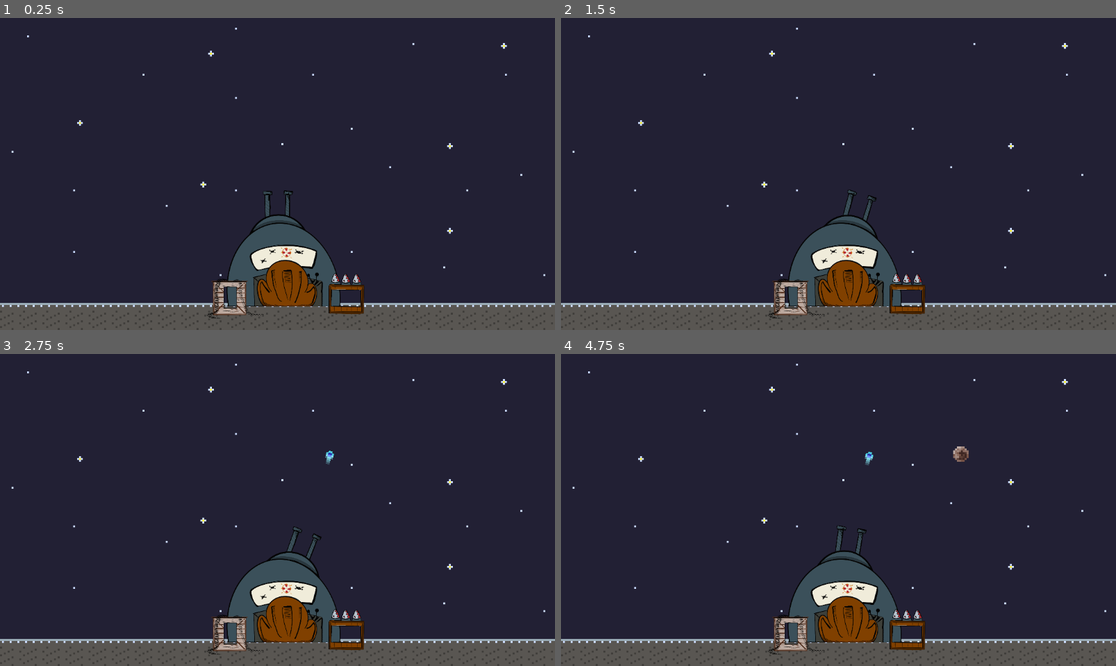
Above: before the commit, frames 1-4 (two rows, left to right).
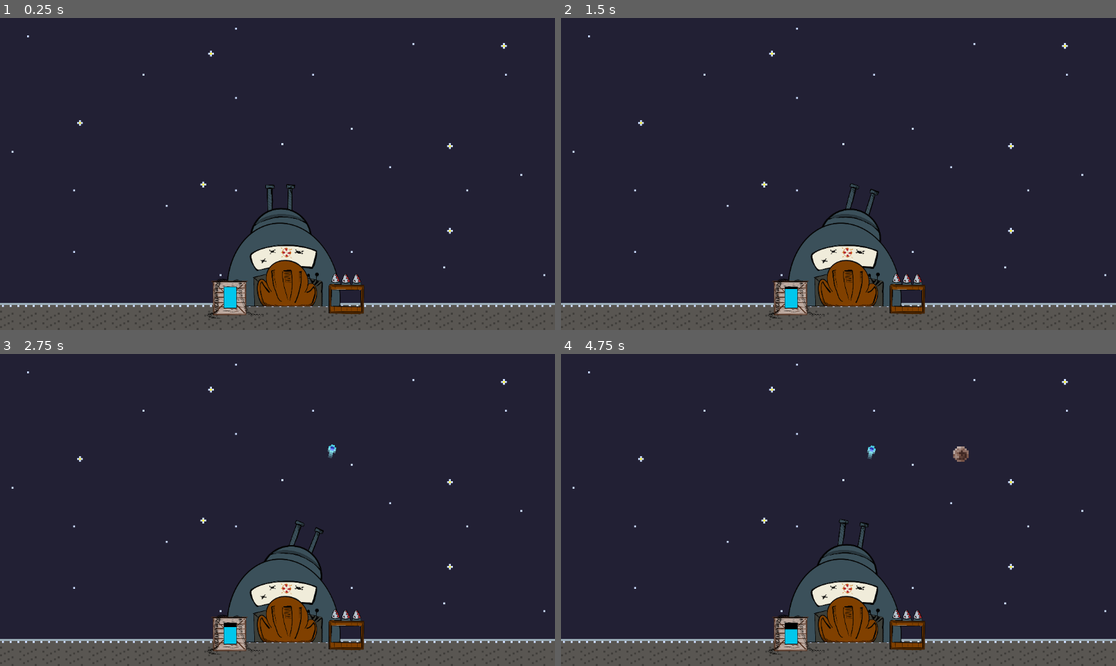
Above: after the commit, the same moments.

Repository: agoryu/galacticDefender
Game: Godot game, scene res://Level/Level.tscn
The game is run twice, just before and just after one commit, with the same random seed, the same clock (stepped at 60 frames per second) and the same inputs.
Inputs:
- Up to frame 1 (0.25 s): no input
- Up to frame 2 (1.5 s): tap Enter (ui_accept) at 0.5, 1.35 s; hold Right (ui_right) 0.53-1.28 s; hold Enter (ui_accept) 0.53-1.28 s; hold Left (ui_left) from 1.28 s (still down)
- Up to frame 3 (2.75 s): tap Enter (ui_accept) at 1.52, 1.82 s; release Left (ui_left) at 2.03 s; hold Right (ui_right) from 2.03 s (still down); hold Enter (ui_accept) from 2.03 s (still down)
- Up to frame 4 (4.75 s): release Enter (ui_accept) at 2.78 s; tap Enter (ui_accept) at 2.85, 3.02, 3.32, 4.35, 4.52 s; release Right (ui_right) at 3.53 s; hold Enter (ui_accept) 3.53-4.28 s; hold Left (ui_left) from 3.53 s (still down)

The runs differ from the first frame. In frame 1, 0.6% of the frame differs, in the area x 40-57%, y 53-94%; in frame 2, 0.6%; in frame 3, 0.6%; in frame 4, 0.7%, in the area x 40-58%, y 29-94%.

Commit message:
Gun progressBar

Diff:
--- a/Base/Base.tscn
+++ b/Base/Base.tscn
@@ -1,10 +1,20 @@
-[gd_scene load_steps=4 format=3 uid="uid://ksbdxjiwbk84"]
+[gd_scene load_steps=7 format=3 uid="uid://ksbdxjiwbk84"]
 
 [ext_resource type="Texture2D" uid="uid://ht5l5bbxcm0c" path="res://Base/Station.png" id="1_edygm"]
 [ext_resource type="Texture2D" uid="uid://deftw5dkgat36" path="res://Base/MissilesCrate.png" id="2_xgawp"]
 [ext_resource type="Texture2D" uid="uid://c1edxw30iph6w" path="res://Base/BulletsCrate.png" id="3_wnbwn"]
+[ext_resource type="PackedScene" uid="uid://br5fnl4nn8rlj" path="res://Character/Shooter/Shooter.tscn" id="4_xgawp"]
+
+[sub_resource type="StyleBoxFlat" id="StyleBoxFlat_xgawp"]
+bg_color = Color(0, 0, 0, 1)
+
+[sub_resource type="StyleBoxFlat" id="StyleBoxFlat_wnbwn"]
+bg_color = Color(2.11775e-06, 0.778848, 0.928218, 1)
 
 [node name="Base" type="Node2D"]
+
+[node name="Shooter" parent="." instance=ExtResource("4_xgawp")]
+position = Vector2(-2, 7)
 
 [node name="Station" type="Sprite2D" parent="."]
 scale = Vector2(0.27, 0.27)
@@ -15,7 +25,22 @@
 scale = Vector2(0.2, 0.187)
 texture = ExtResource("2_xgawp")
 
-[node name="BulletsCrate" type="Sprite2D" parent="."]
+[node name="BulletsCrate" type="Node2D" parent="."]
+
+[node name="BulletsProgressBar" type="ProgressBar" parent="BulletsCrate"]
+offset_left = -125.0
+offset_top = 47.0
+offset_right = -98.0
+offset_bottom = 92.0
+theme_override_styles/background = SubResource("StyleBoxFlat_xgawp")
+theme_override_styles/fill = SubResource("StyleBoxFlat_wnbwn")
+max_value = 10.0
+step = 1.0
+value = 3.0
+fill_mode = 3
+show_percentage = false
+
+[node name="Sprite" type="Sprite2D" parent="BulletsCrate"]
 position = Vector2(-100, 70)
 scale = Vector2(0.2, 0.2)
 texture = ExtResource("3_wnbwn")
--- a/Character/Shooter/shooter.gd
+++ b/Character/Shooter/shooter.gd
@@ -3,11 +3,15 @@
 @onready var canon : CharacterBody2D = $Canon
 @onready var fire_timer : Timer = $FireTimer
 @onready var bullet_constructor = preload("res://Character/Shooter/Bullet/Bullet.tscn")
+@onready var bulletsProgressBar : ProgressBar = $"../BulletsCrate/BulletsProgressBar"
 
 @export var speed = 0.5
 @export var bullets:int = 10
 
 var num_canon = 1
+
+func _ready():
+	bulletsProgressBar.value = bullets
 
 func _physics_process(delta: float) -> void:
 	update_shoot_direction()
@@ -15,6 +19,8 @@
 		if Input.is_action_pressed("ui_accept") and fire_timer.is_stopped():
 			var bullet = bullet_constructor.instantiate()
 			bullets -= 1
+			bulletsProgressBar.value = bullets
+
 			if num_canon % 2 == 0:
 				num_canon = 1
 				bullet.global_position = $Canon/Spawner1.global_position
@@ -22,7 +28,7 @@
 				num_canon += 1
 				bullet.global_position = $Canon/Spawner2.global_position
 			bullet.rotation = $Canon.rotation
-			get_parent().add_child(bullet)
+			get_tree().root.add_child(bullet)
 			fire_timer.start()
 
 func update_shoot_direction():
--- a/Level/Level.tscn
+++ b/Level/Level.tscn
@@ -1,8 +1,7 @@
-[gd_scene load_steps=8 format=4 uid="uid://q8j5i05gxix8"]
+[gd_scene load_steps=7 format=4 uid="uid://q8j5i05gxix8"]
 
 [ext_resource type="Texture2D" uid="uid://dd0sd5mdv247" path="res://Level/Background.png" id="1_a526m"]
 [ext_resource type="Script" uid="uid://b1amb5yof47n" path="res://Level/level.gd" id="1_i5eh5"]
-[ext_resource type="PackedScene" uid="uid://br5fnl4nn8rlj" path="res://Character/Shooter/Shooter.tscn" id="2_r3cbp"]
 [ext_resource type="PackedScene" uid="uid://bvfymy5t32du3" path="res://Level/Spawner/AsteroidSpawner.tscn" id="3_cyxyq"]
 [ext_resource type="PackedScene" uid="uid://ksbdxjiwbk84" path="res://Base/Base.tscn" id="3_i5eh5"]
 
@@ -37,9 +36,6 @@
 tile_map_data = PackedByteArray("AAAAACcAAQABAAAAAAABACcAAQACAAAAAAACACcAAQADAAAAAAAAACgAAQABAAAAAAABACgAAQACAAAAAAACAC …(47808 unchanged characters)…
 tile_set = SubResource("TileSet_cyxyq")
 
-[node name="Shooter" parent="." instance=ExtResource("2_r3cbp")]
-position = Vector2(582, 531)
-
 [node name="Base" parent="." instance=ExtResource("3_i5eh5")]
 position = Vector2(589, 511)
 
